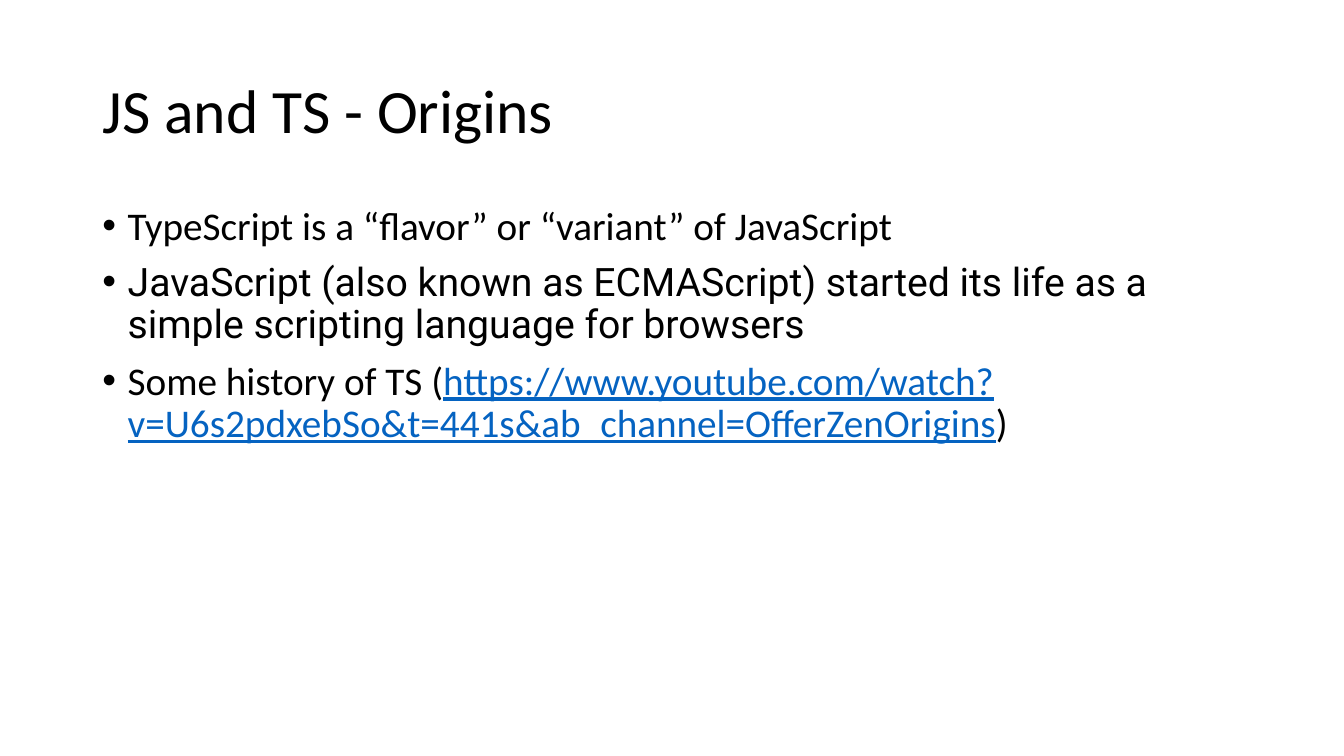
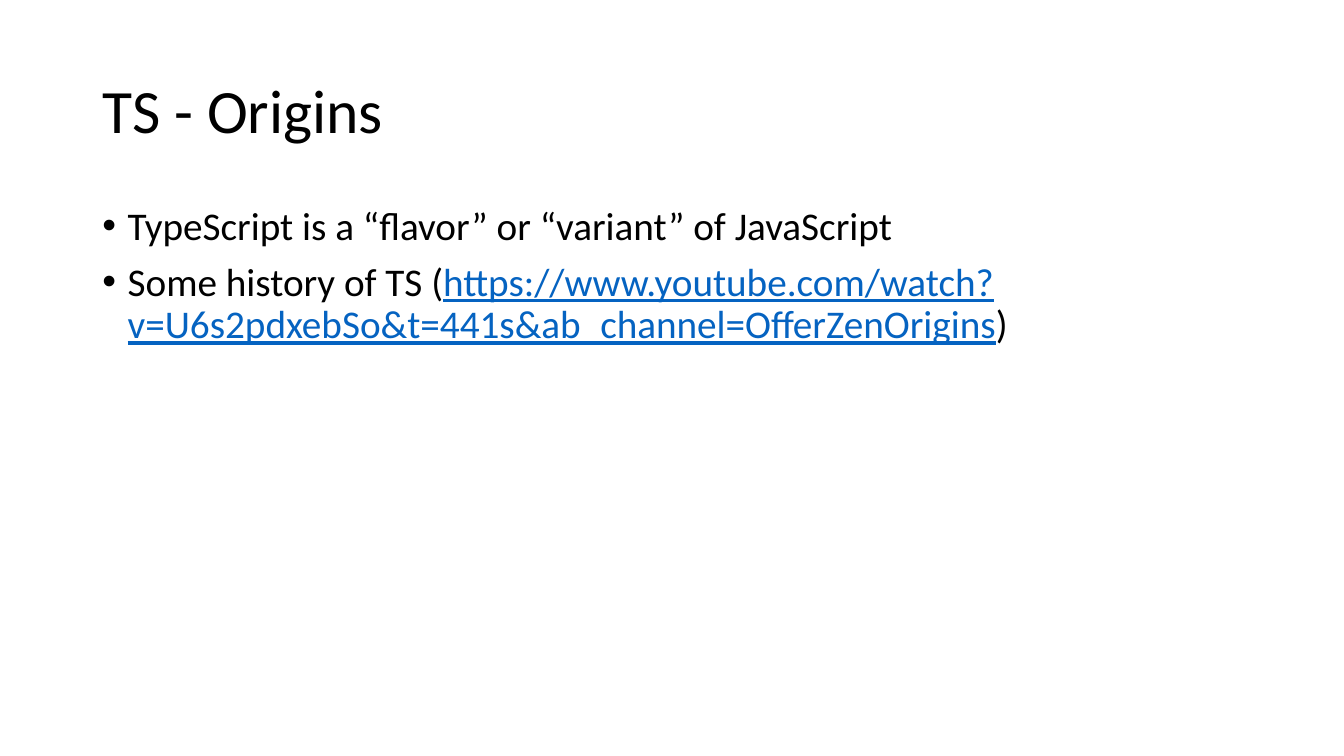
Before and after one commit to aarciab/typescript, a slide deck: slide 5 of 1_introduction/1_Origins.pptx (slide 3 before the commit). Drawn at 1344x756 pixels with LibreOffice and Linux fonts; fonts in the diff are those of the drawing. Boxes give left, top, right and bottom in pixels: in the first picture for what was removed or moved away, otherwise in the second. Text is boxed around its words. In the diff, an @@ line names an element or a change of style, - is before the commit and + after.

```diff
--- a/1_introduction/1_Origins.pptx
+++ b/1_introduction/1_Origins.pptx
@@ title at <box>102,90,383,144</box>: text changed @@
-JS and TS - Origins
+TS - Origins
@@ text at <box>128,265,1147,346</box>: paragraph removed @@
-• JavaScript (also known as ECMAScript) started its life as a simple scripting language for browsers
```
Also in this commit, not shown: 1 other slide changed, 2 slides added, 12 other files.
